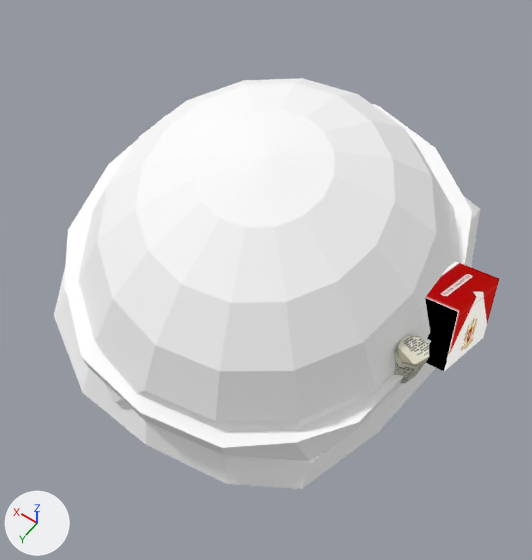
Before and after pictures for a commit that changed the glTF model assets/us/props/helmets/m1_cig_bug.glb.
Before and after are seen from a 50 mm lens placed at (-0.161, 0.226, 0.299), pointed at (-0.017, 0.024, -0.018). Lighting does not change. The marker at lower left points along +X, +Y and +Z. The picture after the commit comes second. Where no turn or scale is listed for an object, it has been applied to the vertices. Vertices at exactly the same position are counted once.

The first picture shows 'helmet_cig_bug_band', 'helmet_cig_bug_bugjuice', 'helmet_cig_bug_cigpack', 'helmet_cig_bug_cover'.
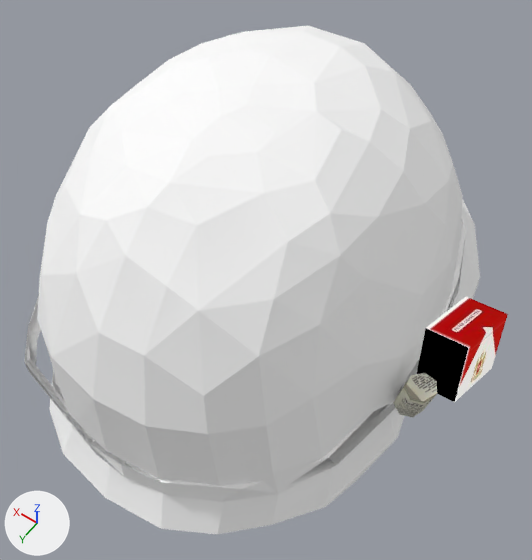
What changed in the scene script:
```text
Change me_helmet_cig_bug_band:
    used by ob_helmet_cig_bug_band; location = (0.0, 0.0, 0.0)
    remove me_helmet_cig_bug_band.from_pydata(...)  # 32 vertices, 60 faces; spans x -0.111..0.105, y -0.108..0.121, z -0.045..0.013
    add me_helmet_cig_bug_band.from_pydata(...)  # 70 vertices, 140 faces; spans x -0.111..0.111, y -0.13..0.143, z -0.041..0.009
    me_helmet_cig_bug_band part 1: the whole mesh is rebuilt
Change me_helmet_cig_bug_cover:
    used by ob_helmet_cig_bug_cover; location = (0.0, 0.0, 0.0)
    remove me_helmet_cig_bug_cover.from_pydata(...)  # 113 vertices, 204 faces; spans x -0.115..0.115, y -0.121..0.121, z -0.07..0.07
    add me_helmet_cig_bug_cover.from_pydata(...)  # 277 vertices, 520 faces; spans x -0.117..0.112, y -0.151..0.153, z -0.071..0.121
    me_helmet_cig_bug_cover part 2: the loose piece of 81 vertices spanning x -0.108..0.11, y -0.105..0.116, z -0.067..0.07 is rebuilt with 277 vertices and now spans x -0.117..0.112, y -0.151..0.153, z -0.071..0.121
    me_helmet_cig_bug_cover part 3: the loose piece of 32 vertices spanning x -0.115..0.115, y -0.121..0.121, z -0.07..-0.005 is deleted
Change ob_helmet_cig_bug_band:
    ob_helmet_cig_bug_band.location: (0.0, 0.0, 0.0) -> (0.0028, -0.001, -0.0253)
Change ob_helmet_cig_bug_bugjuice:
    ob_helmet_cig_bug_bugjuice.location: (-0.1058, 0.0297, -0.0095) -> (-0.1152, 0.0305, -0.0339)
Change ob_helmet_cig_bug_cigpack:
    ob_helmet_cig_bug_cigpack.location: (-0.111, -0.006, -0.0094) -> (-0.1212, -0.0081, -0.0337)
Change ob_helmet_cig_bug_cover:
    ob_helmet_cig_bug_cover.location: (0.0, 0.0, 0.0) -> (0.0028, -0.001, -0.0253)
```

Pixel boxes [x1, y1, x2, y2] of what changed, in the pictures (532 x 560 px):
'helmet_cig_bug_cover', reshaped, moved (24% taller)
    before: [54, 78, 480, 489]
    after: [37, 26, 480, 535]
'helmet_cig_bug_band', reshaped, moved
    before: [64, 104, 472, 461]
    after: [24, 217, 466, 501]
'helmet_cig_bug_cigpack', moved
    before: [425, 262, 499, 371]
    after: [417, 297, 508, 402]
'helmet_cig_bug_bugjuice', moved
    before: [394, 335, 429, 384]
    after: [394, 373, 437, 417]
part 2 of me_helmet_cig_bug_cover, rebuilt
    before: [78, 78, 477, 431]
    after: [37, 26, 480, 535]
part 3 of me_helmet_cig_bug_cover, deleted
    before: [54, 197, 480, 489]
